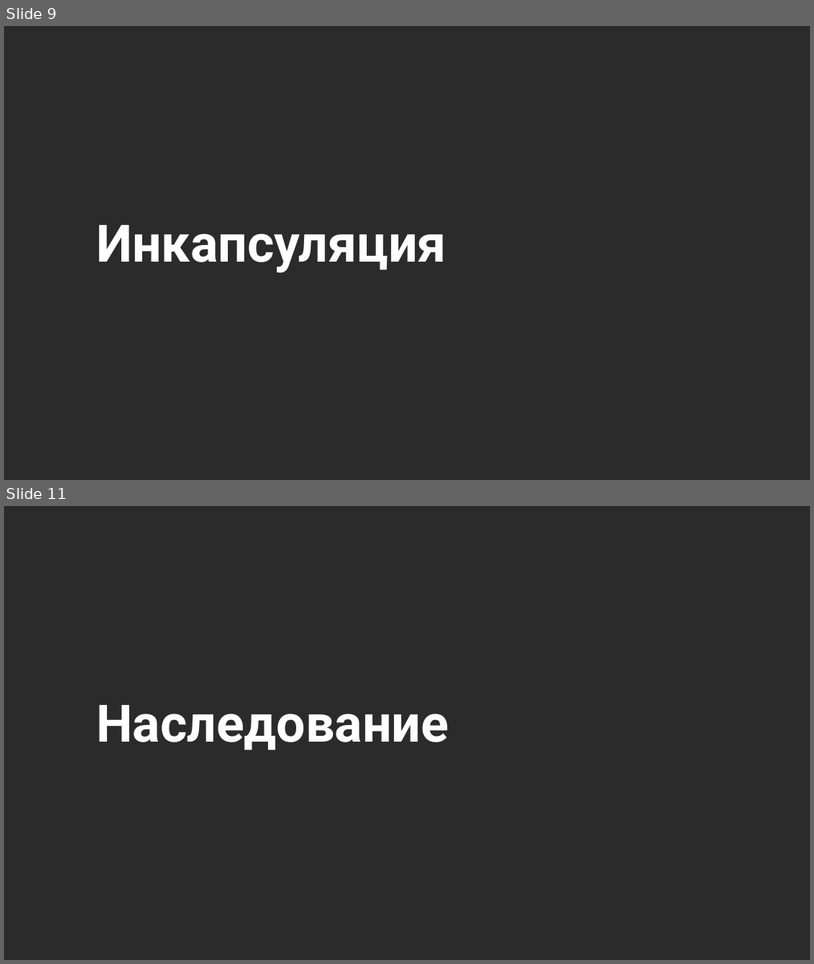
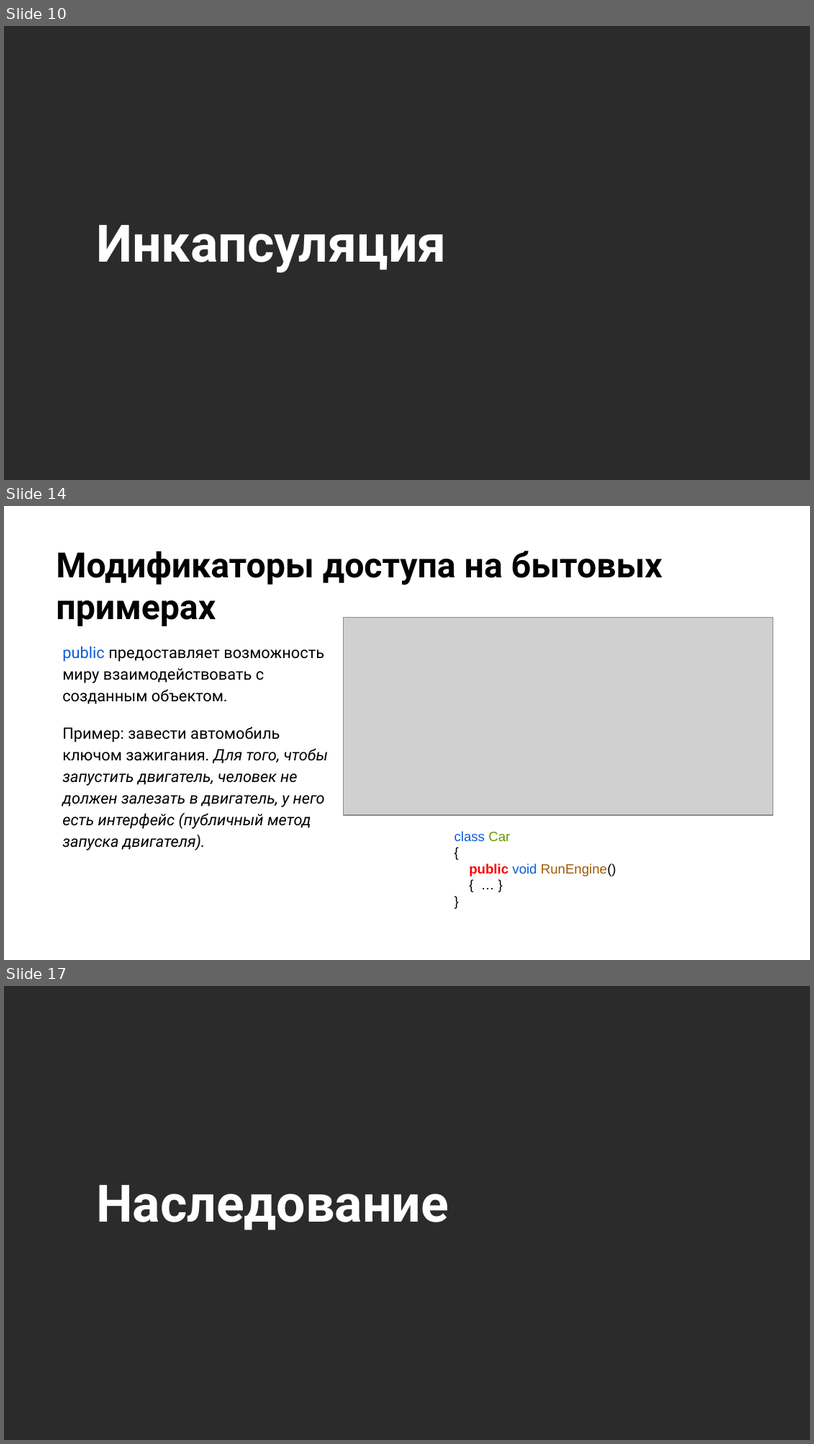
Before and after one commit to NilovPavel/OOP, a slide deck: ООП.pptx. Shown one above the other, each under a label of ours: slides 9 and 11 before the commit, slides 10, 14 and 17 after it; the slides between them are not shown. The pictures are 814x964 and 814x1444 pixels, drawn with LibreOffice and Linux fonts; fonts in the diff are those of the drawing; grey boxes stand for pictures; background and template pictures are left out; a plain dark background stands for a picture behind light text. Boxes give left, top, right and bottom in pixels: in the first picture for what was removed or moved away, otherwise in the second. Text is boxed around its words. In the diff, an @@ line names an element or a change of style, - is before the commit and + after.

Commit message:
Добавлено описание модификаторов доступа.

```diff
--- a/ООП.pptx
+++ b/ООП.pptx
@@ slide 14 added at <box>4,506,810,960</box>, background picture (left out) @@
@@ title added at <box>56,551,663,626</box>, 31 pt, text #000000, bold @@
+Модификаторы доступа на бытовых примерах
@@ picture added at <box>344,618,773,815</box> @@
@@ text added at <box>62,646,329,850</box>, 14 pt, text #000000, italic @@
+public предоставляет возможность миру взаимодействовать с созданным объектом.
+Пример: завести автомобиль ключом зажигания. Для того, чтобы запустить двигатель, человек не должен залезать в двигатель, у него есть интерфейс (публичный метод запуска двигателя).
@@ text added at <box>455,831,617,876</box>, 12 pt, text #0D5BDC @@
+class Car
+{
+public void RunEngine()
+{ … }
+}
@@ what was slide 9 is now slide 10 @@
@@ what was slide 11 is now slide 17 @@
```
Also in this commit, not shown: 1 slide changed, 6 other slides added, 1 slide removed, 5 other files.
